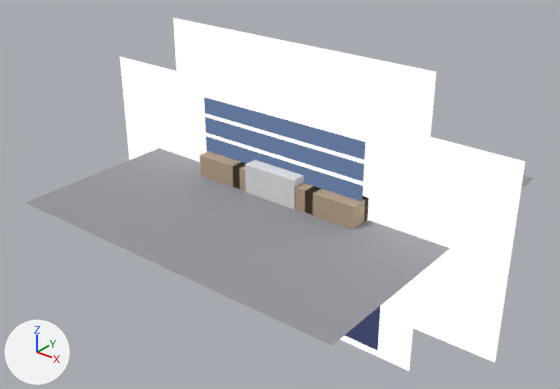
One commit to the Blender file blend/UPVN_Template.blend: the scene before it, then after it.
One viewpoint serves both versions: a 50 mm lens placed at (14.31, -18.33, 11.1), pointed at (-0.18, -0.22, -0.13). Lighting does not change. The marker at lower left points along +X, +Y and +Z. The older version comes first.

Names of what the first picture shows: 'BG_Plane', 'Cube', 'Desk_04', 'Desk_05', 'Desk_06', 'Desk_07', 'Dialogue_Box', 'Floor_classroom', 'Sprite_center', 'Sprite_far_left', 'Sprite_far_right', 'Sprite_left', 'Sprite_right', 'choice_0', 'choice_1', 'choice_2'.
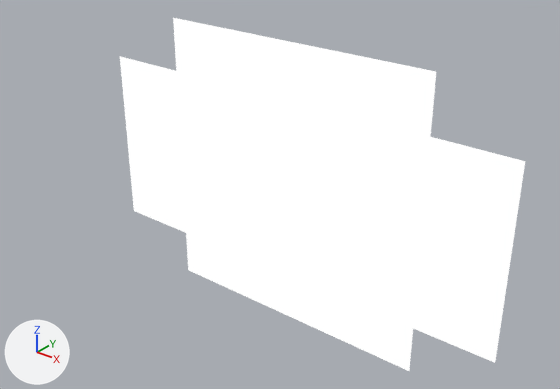
Patch to the scene script:
```diff
--- a/blend/UPVN_Template.blend.py
+++ b/blend/UPVN_Template.blend.py
@@ mat_maui @@
 mat_maui = emission_material('MAUI')
-mat_maui.base_color = (0.05, 0.06, 0.14)  # dark blue #3f4569
+mat_maui.base_color = (1.0, 1.0, 1.0)  # white #ffffff
@@ mat_machoice @@
 mat_machoice = emission_material('MAChoice')
-mat_machoice.base_color = (0.12, 0.18, 0.32)  # blue #617699
+mat_machoice.base_color = (1.0, 1.0, 1.0)  # white #ffffff
@@ ob_cube @@
-ob_cube = bpy.data.objects.new('Cube', me_cube)
-ob_cube.location = (0.0, 0.0, 0.0)
@@ ob_floor_classroom @@
-ob_floor_classroom = bpy.data.objects.new('Floor_classroom', me_floor_classroom_mesh)
-ob_floor_classroom.location = (0.0, 0.0, 0.0)
-ob_floor_classroom.scale = (6.0, 6.0, 1.0)
@@ ob_desk_04 @@
-ob_desk_04 = bpy.data.objects.new('Desk_04', me_desk_04_mesh)
-ob_desk_04.location = (-2.2, -0.4, 0.25)
-ob_desk_04.scale = (0.9, 0.55, 0.5)
@@ ob_desk_05 @@
-ob_desk_05 = bpy.data.objects.new('Desk_05', me_desk_05_mesh)
-ob_desk_05.location = (-0.7, -0.4, 0.25)
-ob_desk_05.scale = (0.9, 0.55, 0.5)
@@ ob_desk_06 @@
-ob_desk_06 = bpy.data.objects.new('Desk_06', me_desk_06_mesh)
-ob_desk_06.location = (0.8, -0.4, 0.25)
-ob_desk_06.scale = (0.9, 0.55, 0.5)
@@ ob_desk_07 @@
-ob_desk_07 = bpy.data.objects.new('Desk_07', me_desk_07_mesh)
-ob_desk_07.location = (2.3, -0.4, 0.25)
-ob_desk_07.scale = (0.9, 0.55, 0.5)
```

Pixel boxes [x1, y1, x2, y2] of what changed, in the pictures (560 x 389 px):
'Floor_classroom', deleted: before [26, 148, 534, 345]
'Dialogue_Box', recoloured (dark blue to white): [344, 306, 380, 350] in both
'choice_0', recoloured (blue to white): [204, 97, 365, 160] in both
'choice_1', recoloured (blue to white): [205, 117, 364, 181] in both
'choice_2', recoloured (blue to white): [206, 136, 363, 202] in both
'choice_3', recoloured: [207, 155, 362, 223] in both
'choice_4', recoloured: [208, 174, 361, 243] in both
'choice_5', recoloured: [208, 191, 360, 263] in both
'choice_6', recoloured: [209, 209, 359, 282] in both
'choice_7', recoloured: [210, 227, 358, 301] in both
'choice_8', recoloured: [211, 243, 357, 319] in both
'Cube', deleted: before [245, 160, 304, 209]
'Desk_07', deleted (beige): before [305, 186, 369, 229]
'Desk_04', deleted (beige): before [200, 151, 241, 187]
'Desk_06', deleted: before [295, 183, 317, 212]
'Desk_05', deleted: before [233, 162, 246, 191]
